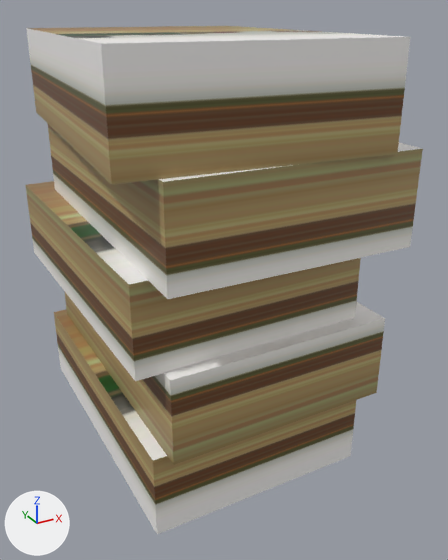
Two versions of the COLLADA model apps/game/public/stages/st00/model/model_21.dae, one commit apart.
Camera for both pictures: a 50 mm lens placed at (3291.0, -3084.0, 452.0), pointed at (3581.0, -2556.0, 188.0). The lights are fixed; the arrows at lower left show +X, +Y and +Z. The picture after the commit comes second.

Script lines for the objects in view, before the commit:
```python
mat_material_c915dfb1 = principled_material('Material_C915DFB1')
mat_material_c915dfb1.texture = img_texture_0_cmp_png
mat_material_c915dfb1.roughness = 0.44
me_joint_0_object_0 = bpy.data.meshes.new('Joint_0_Object_0')
me_joint_0_object_0.from_pydata(...)  # 50 vertices, 94 faces; spans x 3419.0..3691.0, y -2720.0..-2336.0, z 0.0..432.0
me_joint_0_object_0.materials.append(mat_material_c915dfb1)  # picture img_texture_0_cmp_png
ob_joint_0_object_0 = bpy.data.objects.new('Joint_0_Object_0', me_joint_0_object_0)
ob_joint_0_object_0.location = (0.0, 0.0, 0.0)
```
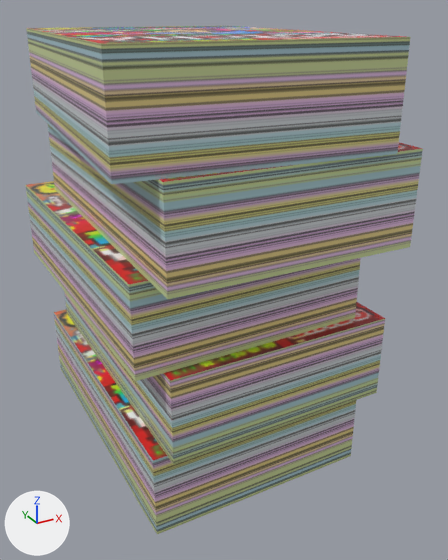
Pixel boxes (x1, y1, x2, y2) of what changed, in the pictures (448 x 560 px):
'Joint_0_Object_0', surface changed: (25, 26, 423, 534) in both

Diff of the bpy script that builds the scene:
```diff
--- a/apps/game/public/stages/st00/model/model_21.dae.py
+++ b/apps/game/public/stages/st00/model/model_21.dae.py
@@ img_model_21_texture_0_cmp_png @@
+img_model_21_texture_0_cmp_png = load_image('model_21_Texture_0_CMP.png', 'model_21_Texture_0_CMP.png', 128, 128, 'sRGB')
@@ mat_material_c915dfb1 @@
 mat_material_c915dfb1 = principled_material('Material_C915DFB1')
-mat_material_c915dfb1.texture = img_texture_0_cmp_png
+mat_material_c915dfb1.texture = img_model_21_texture_0_cmp_png
 mat_material_c915dfb1.roughness = 0.44
```
